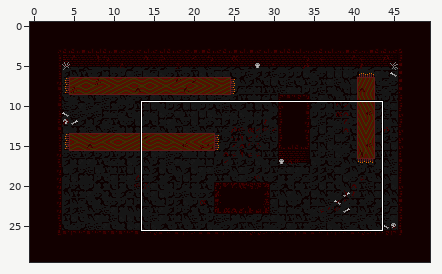
Tiled map: FredflixAndChell/FredflixAndChell.CrossPlatform/Content/maps/dungeon_1.tmx. Above: a wide view before the commit, with the close-up outlined.
Close-up. Before:
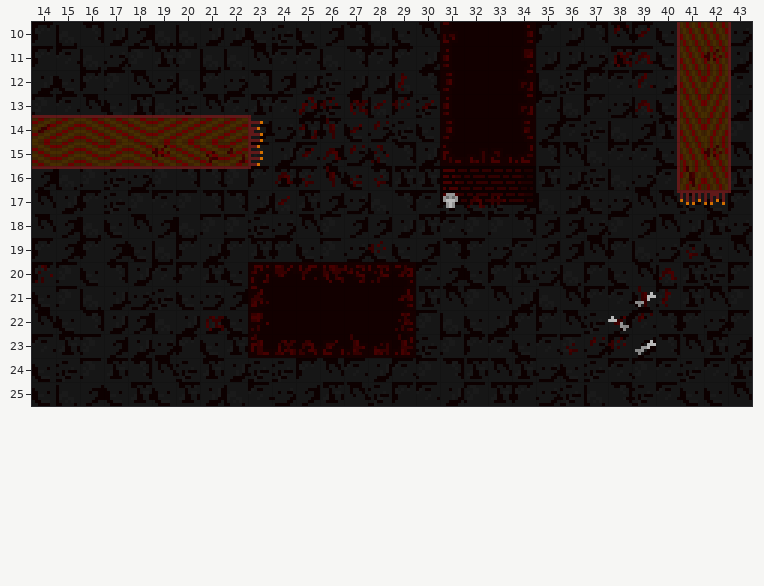
Cells are 8x8 px. Shown: x 14..43, y 10..25.
After the commit:
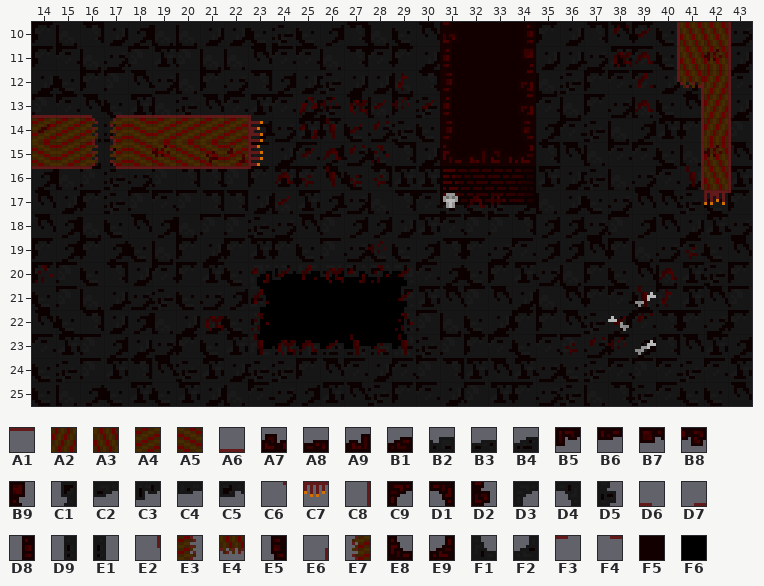
Key: from "dungeon_tileset": A1 6, A2 33, A3 34, A4 35, A5 36, A6 38, A7 44, A8 46, A9 47, B1 48, B2 52, B3 53, B4 55, B5 77, B6 78, B7 79, B8 80, B9 81, C1 82, C2 83, C3 84, C4 85, C5 86, C6 96, C7 97, C8 102, C9 108, D1 112, D2 113, D3 115, D4 119, D5 120, D6 135, D7 136, D8 139, D9 146, E1 152, E2 166, E3 167, E4 168, E5 171, E6 198, E7 200, E8 204, E9 208, F1 211, F2 215, F3 231, F4 232, F5 256, F6 288.
__ is an empty cell.
Edits made:
Layer "Floor":
Tile F5 becomes tile F6 in row 20 at x 23 to 29; in rows 21 to 22 at x 23 and 29; in row 23 at x 23 to 29.
Layer "Floor Overlay":
Tile A8 becomes tile B2 in row 23 at x 24 to 25.
Tile A9 becomes tile B2 in row 23 at x 28.
Tile B1 becomes tile B3 in row 23 at x 27.
Tile A7 becomes tile B4 in row 23 at x 26.
Tile D8 becomes tile C1 in row 21 at x 29.
Tile B5 becomes tile C2 in row 20 at x 26.
Tile B7 becomes tile C3 in row 20 at x 24.
Tile B6 becomes tile C4 in row 20 at x 25.
Tile B8 becomes tile C5 in row 20 at x 27 to 28.
Tile A2 becomes tile C8 in row 16 at x 41.
Tile A3 becomes tile C8 in rows 13 to 15 at x 41.
Tile C9 becomes tile D3 in row 20 at x 23.
Tile D1 becomes tile D4 in row 20 at x 29.
Tile D2 becomes tile D5 in row 21 at x 23.
Tile A6 becomes tile D6 in row 13 at x 16.
Tile A6 becomes tile D7 in row 13 at x 17.
Tile E5 becomes tile D9 in row 22 at x 29.
Tile B9 becomes tile E1 in row 22 at x 23.
Tile C8 becomes tile E2 in row 12 at x 40.
Tile A5 becomes tile E3 in rows 14 to 15 at x 16.
Tile A3 becomes tile E4 in row 12 at x 41.
Tile A4 becomes tile E7 in row 15 at x 17.
Tile A5 becomes tile E7 in row 14 at x 17.
Tile E8 becomes tile F1 in row 23 at x 23.
Tile E9 becomes tile F2 in row 23 at x 29.
Tile A1 becomes tile F3 in row 16 at x 16.
Tile A1 becomes tile F4 in row 16 at x 17.
Tile C6 is removed in row 17 at x 40.
Tile C7 is removed in row 17 at x 41.
Tile C8 is removed in rows 13 to 16 at x 40.
Layer "Floor Overlay 2":
The author put tile E6 in row 12 at x 41.
